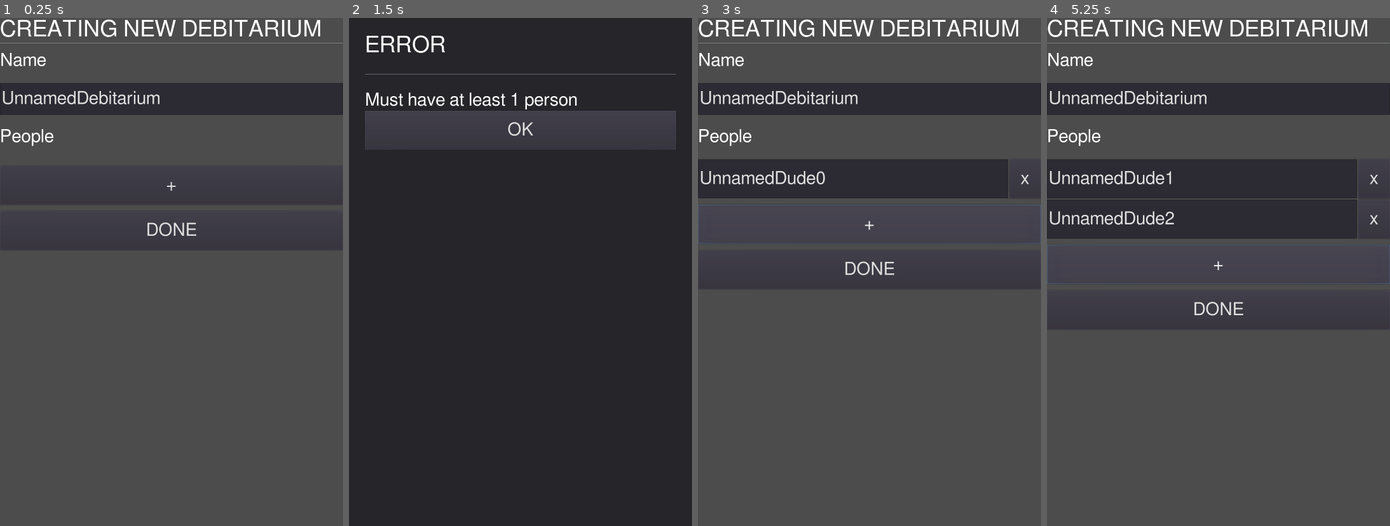
Above: before the commit, frames 1-4 (left to right).
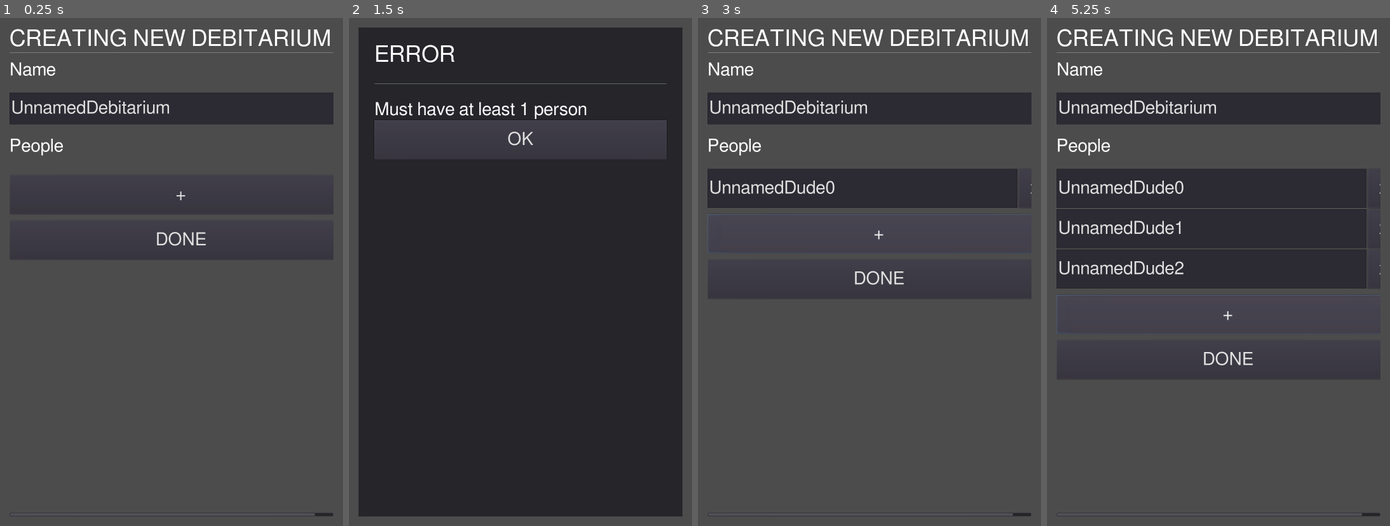
Above: after the commit, the same moments.

Repository: silverweed/debitarium
Game: Godot game, scene res://screens/CreateDebitariumScreen.tscn
Two runs of this game, one before a commit and one after it. Both use one fixed random seed, a clock stepped at 60 frames per second and the inputs below. The project has no main scene, so this scene is started directly.
Inputs:
- Up to frame 1 (0.25 s): no input
- Up to frame 2 (1.5 s): click "DONE" at 0.5 s; click "DONE" at 1.25 s
- Up to frame 3 (3 s): click "OK" at 2 s; click "+" at 2.75 s
- Up to frame 4 (5.25 s): click "x" at 3.5 s; click "+" at 4.25 s; click "+" at 5 s

The runs differ from the first frame. In frame 1, 7.7% of the frame differs, in the area x 0-100%, y 0-98%; in frame 2, 13%; in frame 3, 12%; in frame 4, 20%.

Commit message:
add serialization

Diff:
--- a/data/Data.gd
+++ b/data/Data.gd
@@ -11,6 +11,37 @@
 			assert(p is String and p != null)
 			people.append(Person.new(p))
 
+
+	func serialize() -> Dictionary:
+		var ser_people = []
+		for p in people:
+			ser_people.append(p.serialize())
+		return {
+			"name": name,
+			"people": ser_people
+		}
+
+
+	func deserialize(d: Dictionary) -> bool:
+		if !("name" in d) or !(d["name"] is String):
+			print("[ ERROR ] 'name' not found while deserializing Debitarium")
+			return false
+
+		if !("people" in d) or !(d["people"] is Array):
+			print("[ ERROR ] 'people' not found while deserializing Debitarium")
+			return false
+
+		name = d["name"]
+		var ser_people = d["people"]
+		for ser_p in ser_people:
+			var p = Person.new("")
+			if !p.deserialize(ser_p):
+				return false
+			people.append(p)
+
+		return len(name) > 0 and len(people) > 0
+
+
 class Person:
 	var name: String
 	var balance: Balance
@@ -18,6 +49,28 @@
 	func _init(_name: String):
 		name = _name
 		balance = Balance.new()
+
+
+	func serialize() -> Dictionary:
+		return {
+			"name": name,
+			"balance": balance.serialize()
+		}
+
+	func deserialize(d: Dictionary) -> bool:
+		if !("name" in d) or !(d["name"] is String):
+			print("[ ERROR ] 'name' not found while deserializing Person")
+			return false
+
+		if !("balance" in d) or !(d["balance"] is Array):
+			print("[ ERROR ] 'balance' not found while deserializing Person")
+			return false
+
+		name = d["name"]
+		if !balance.deserialize(d["balance"]):
+			return false
+
+		return true
 
 
 # represents one monetary value
@@ -72,6 +125,14 @@
 		else:
 			return Color(5.0/255.0, 164.0/255.0, 0.0)
 
+	func serialize() -> int:
+		return tot_cents
+
+
+	func deserialize(v: int) -> bool:
+		tot_cents = v
+		return true
+
 
 class Transaction:
 	var cash: Cash
@@ -80,6 +141,27 @@
 	func _init(_cash: Cash, _desc: String):
 		cash = _cash
 		description = _desc
+
+	func serialize() -> Dictionary:
+		return {
+			"cash": cash.serialize(),
+			"description": description
+		}
+
+	func deserialize(d: Dictionary) -> bool:
+		if !("cash" in d) or !(d["cash"] is int):
+			print("[ ERROR ] 'cash' not found while deserializing Transaction")
+			return false
+		if !("description" in d) or !(d["description"] is String):
+			print("[ ERROR ] 'description' not found while deserializing Transaction")
+			return false
+
+		if !cash.deserialize(d["cash"]):
+			return false
+
+		description = d["description"]
+
+		return true
 
 
 class Balance:
@@ -90,6 +172,22 @@
 		transactions.append(Transaction.new(Cash.new(1, 0, true), "swag"))
 		transactions.append(Transaction.new(Cash.new(2, 50, false), "less swag"))
 		pass
+
+
+	func serialize() -> Array:
+		var ser_transactions = []
+		for t in transactions:
+			ser_transactions.append(t.serialize())
+		return ser_transactions
+
+
+	func deserialize(arr: Array) -> bool:
+		for ser_t in arr:
+			var t = Transaction.new(Cash.new(0, 0, false), "")
+			if !t.deserialize(ser_t):
+				return false
+			transactions.append(t)
+		return true
 
 
 	func remove_transaction(t: Transaction):
--- a/data/DataManager.gd
+++ b/data/DataManager.gd
@@ -1,4 +1,18 @@
 class_name DataManager
 extends Node
 
-var debitarium: Data.Debitarium
+var debitarium = Data.Debitarium
+var save_files = []
+
+
+func _ready():
+	load_save_files()
+
+
+func load_save_files():
+	save_files = SaveManager.load_save_files_internal()
+	SaveManager.sort_save_files_by_last_modified(save_files)
+
+
+func save_cur():
+	SaveManager.save(debitarium.name, debitarium)
--- /dev/null
+++ b/data/SaveManager.gd
@@ -0,0 +1,85 @@
+class_name SaveManager
+extends Object
+
+const SAVE_DIRECTORY: String = "user://saves/"
+
+class SaveFile:
+	var path: String
+	var last_modified: int
+
+	func _init(file: File):
+		path = file.get_path()
+		last_modified = file.get_modified_time(path)
+
+
+static func load_save_files_internal() -> Array: # of SaveFile
+	var dir = Directory.new()
+	var err = dir.open(SAVE_DIRECTORY)
+	if err != OK:
+		print("Save directory ", SAVE_DIRECTORY, " not found")
+		return []
+
+	var files: Array = []
+	dir.list_dir_begin()
+	var file_name = dir.get_next()
+	while file_name != "":
+		if !dir.current_is_dir():
+			var file = File.new()
+			err = file.open(SAVE_DIRECTORY + file_name, File.READ)
+			if err == OK:
+				files.append(SaveFile.new(file))
+		file_name = dir.get_next()
+
+	dir.list_dir_end()
+	print("Found ", len(files), " save files.")
+	return files
+
+
+class SaveFileSorter:
+	static func is_save_file_more_recent(a: SaveFile, b: SaveFile) -> bool:
+		return a.last_modified > b.last_modified
+
+
+static func sort_save_files_by_last_modified(files: Array):
+	files.sort_custom(SaveFileSorter, "is_save_file_more_recent")
+
+
+static func save(fname: String, dbt: Data.Debitarium):
+	assert(dbt != null)
+
+	var dir = Directory.new()
+	if !dir.dir_exists(SAVE_DIRECTORY):
+		dir.make_dir(SAVE_DIRECTORY)
+
+	if !fname.begins_with(SAVE_DIRECTORY):
+		fname = SAVE_DIRECTORY + fname
+
+	var file = File.new()
+	var err = file.open(fname, File.WRITE)
+	if err != OK:
+		print("Failed to open " + fname)
+		return
+
+	file.store_string(JSON.print(dbt.serialize()))
+
+	print("Saved data to " + fname)
+
+	file.close()
+
+
+static func load_save(fname: String) -> Data.Debitarium:
+	if !fname.begins_with(SAVE_DIRECTORY):
+		fname = SAVE_DIRECTORY + fname
+	var file = File.new()
+	var err = file.open(fname, File.READ)
+	if err != OK:
+		print("Failed to open " + fname)
+		return null
+	var raw = file.get_as_text()
+	var dbt = Data.Debitarium.new("empty", ["placeholder"])
+	if dbt.deserialize(raw):
+		print("Loaded save file ", fname)
+		return dbt
+	else:
+		print("load_save(", fname, ") failed")
+		return null
--- a/misc/SquareButton.gd
+++ /dev/null
@@ -1,11 +0,0 @@
-extends Button
-
-func _ready():
-	call_deferred("setup")
-
-
-func setup():
-	rect_min_size.y = get_parent().rect_min_size.y
-	rect_min_size.x = rect_min_size.y
-	rect_size.y = get_parent().rect_size.y
-	rect_size.x = rect_size.y
--- a/misc/SquareButton.tscn
+++ /dev/null
@@ -1,14 +0,0 @@
-[gd_scene load_steps=3 format=2]
-
-[ext_resource path="res://ButtonTheme.tres" type="Theme" id=1]
-[ext_resource path="res://misc/SquareButton.gd" type="Script" id=2]
-
-[node name="SquareButton" type="Button"]
-anchor_right = 1.0
-anchor_bottom = 1.0
-theme = ExtResource( 1 )
-text = "x"
-script = ExtResource( 2 )
-__meta__ = {
-"_edit_use_anchors_": false
-}
--- a/project.godot
+++ b/project.godot
@@ -38,6 +38,11 @@
 "class": "RemovableLabel",
 "language": "GDScript",
 "path": "res://misc/RemovableLabel.gd"
+}, {
+"base": "Object",
+"class": "SaveManager",
+"language": "GDScript",
+"path": "res://data/SaveManager.gd"
 } ]
 _global_script_class_icons={
 "Data": "",
@@ -45,7 +50,8 @@
 "DebitariumListEntry": "",
 "RemovableControl": "",
 "RemovableInput": "",
-"RemovableLabel": ""
+"RemovableLabel": "",
+"SaveManager": ""
 }
 
 [application]
--- a/screens/CreateDebitariumScreen.gd
+++ b/screens/CreateDebitariumScreen.gd
@@ -48,6 +48,7 @@
 
 
 func _on_Yes_pressed():
+	gDataManager.save_cur()
 	get_tree().change_scene("res://screens/DebitariumListScreen.tscn")
 
 
--- a/screens/CreateDebitariumScreen.tscn
+++ b/screens/CreateDebitariumScreen.tscn
@@ -9,6 +9,10 @@
 [node name="CreateDebitariumScreen" type="Control"]
 anchor_right = 1.0
 anchor_bottom = 1.0
+margin_left = 30.0
+margin_top = 30.0
+margin_right = -30.0
+margin_bottom = -30.0
 script = ExtResource( 5 )
 __meta__ = {
 "_edit_use_anchors_": false
@@ -22,20 +26,20 @@
 }
 
 [node name="Label" type="Label" parent="VBoxContainer"]
-margin_right = 1080.0
+margin_right = 1020.0
 margin_bottom = 73.0
 theme = ExtResource( 1 )
 text = "CREATING NEW DEBITARIUM"
 
 [node name="HSeparator" type="HSeparator" parent="VBoxContainer"]
 margin_top = 77.0
-margin_right = 1080.0
+margin_right = 1020.0
 margin_bottom = 81.0
 
 [node name="ScrollContainer" type="ScrollContainer" parent="VBoxContainer"]
 margin_top = 85.0
-margin_right = 1080.0
-margin_bottom = 2160.0
+margin_right = 1020.0
+margin_bottom = 2100.0
 size_flags_vertical = 3
 
 [node name="VBoxContainer" type="VBoxContainer" parent="VBoxContainer/ScrollContainer"]
--- a/screens/DebitariumListScreen.tscn
+++ b/screens/DebitariumListScreen.tscn
@@ -23,6 +23,10 @@
 [node name="DebitariumListScreen" type="Control"]
 anchor_right = 1.0
 anchor_bottom = 1.0
+margin_left = 30.0
+margin_top = 30.0
+margin_right = -30.0
+margin_bottom = -30.0
 script = ExtResource( 2 )
 __meta__ = {
 "_edit_use_anchors_": false
@@ -38,21 +42,21 @@
 }
 
 [node name="DebitariumName" type="Label" parent="VBoxContainer"]
-margin_right = 1080.0
+margin_right = 1020.0
 margin_bottom = 73.0
 theme = SubResource( 2 )
 text = "DEBITARIUM NAME"
 
 [node name="HSeparator" type="HSeparator" parent="VBoxContainer"]
 margin_top = 77.0
-margin_right = 1080.0
+margin_right = 1020.0
 margin_bottom = 177.0
 custom_constants/separation = 100
 
 [node name="ScrollContainer" type="ScrollContainer" parent="VBoxContainer"]
 margin_top = 181.0
-margin_right = 1080.0
-margin_bottom = 2160.0
+margin_right = 1020.0
+margin_bottom = 2100.0
 size_flags_vertical = 3
 
 [node name="People" type="VBoxContainer" parent="VBoxContainer/ScrollContainer"]
--- a/screens/HomeScreen.tscn
+++ b/screens/HomeScreen.tscn
@@ -3,6 +3,13 @@
 [ext_resource path="res://ButtonTheme.tres" type="Theme" id=1]
 
 [node name="HomeScreen" type="Control"]
+anchor_right = 1.0
+anchor_bottom = 1.0
+__meta__ = {
+"_edit_use_anchors_": false
+}
+
+[node name="Panel" type="Panel" parent="."]
 anchor_right = 1.0
 anchor_bottom = 1.0
 __meta__ = {
--- a/screens/PersonTransactionList.gd
+++ b/screens/PersonTransactionList.gd
@@ -29,6 +29,7 @@
 	var total = Data.Cash.from_cents(person.balance.calc_balance())
 	cash_label.text = total.to_str()
 	cash_label.modulate = total.get_color()
+	print(JSON.print(gDataManager.debitarium.serialize()))
 
 
 func _on_ExitButton_pressed():
